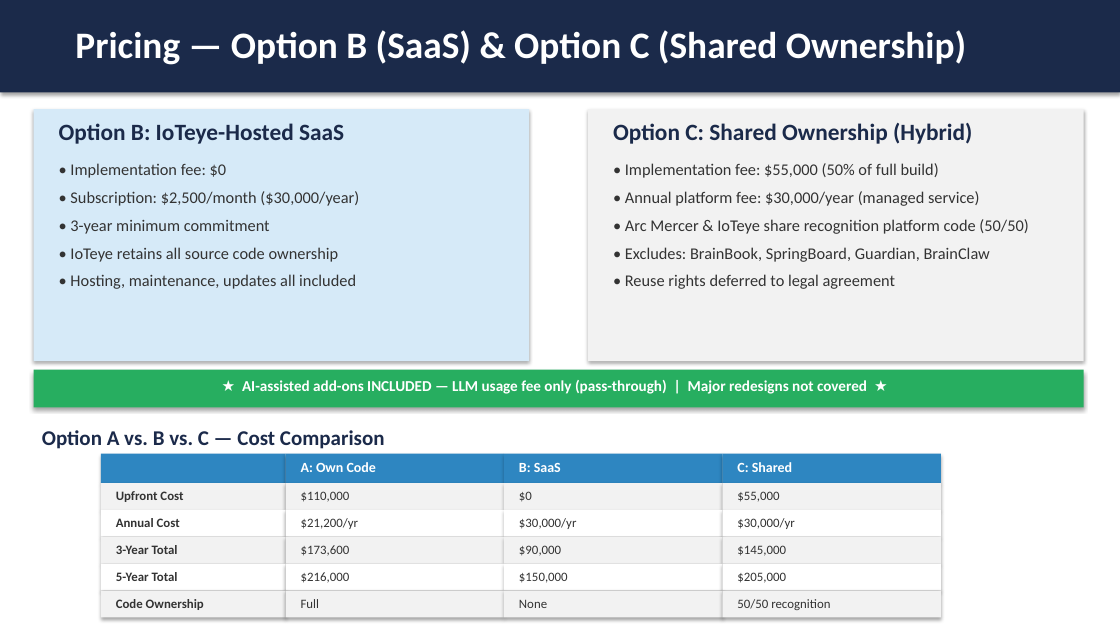
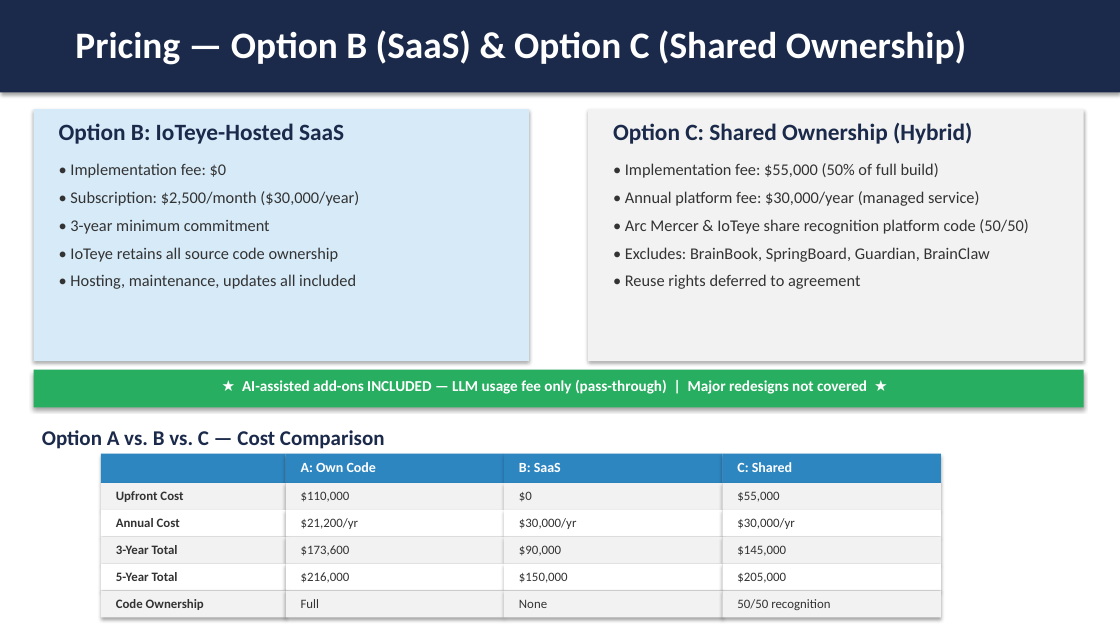
Before and after one commit to mingjyesheng-ioteye/sb_rewards, a slide deck: slide 16 of RFP/IoTeye - Arc Mercer Pitch.pptx. Drawn at 1120x630 pixels with LibreOffice and Linux fonts; fonts in the diff are those of the drawing. Boxes give left, top, right and bottom in pixels: in the first picture for what was removed or moved away, otherwise in the second. Text is boxed around its words. In the diff, an @@ line names an element or a change of style, - is before the commit and + after.

Commit message:
Slide 16: shorten reuse rights text; Slide 18: add Option C to pricing selection

```diff
--- a/RFP/IoTeye - Arc Mercer Pitch.pptx
+++ b/RFP/IoTeye - Arc Mercer Pitch.pptx
@@ text at (625, 274, 860, 289): text changed @@
-• Reuse rights deferred to legal agreement
+• Reuse rights deferred to agreement
```
Also in this commit, not shown: 1 other slide changed, 1 other file.
